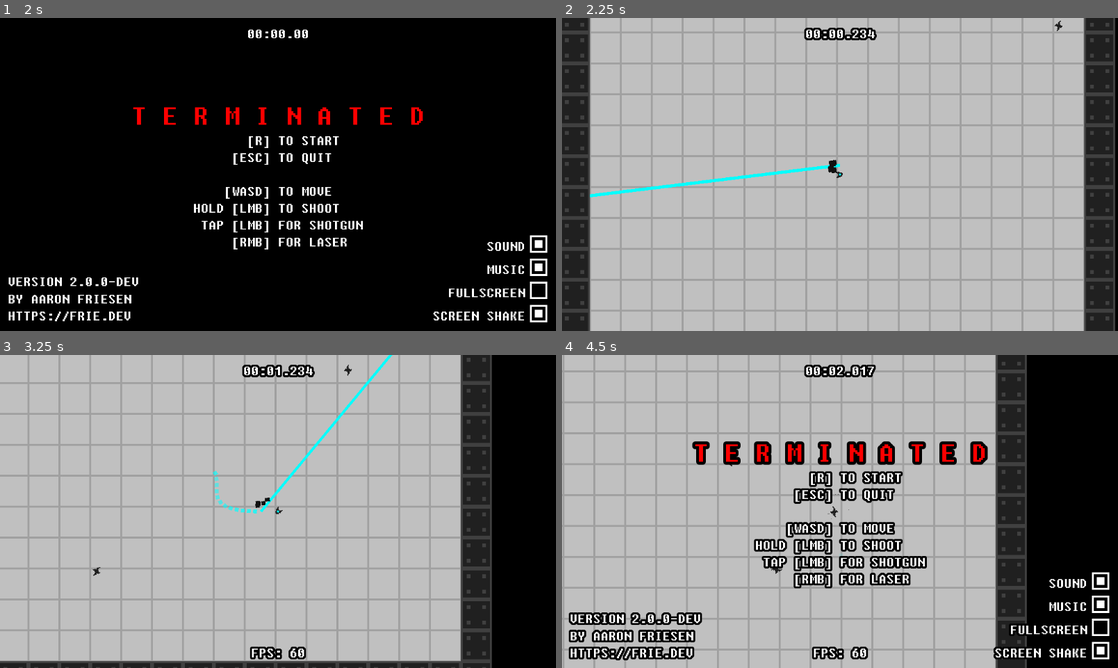
Above: before the commit, frames 1-4 (two rows, left to right).
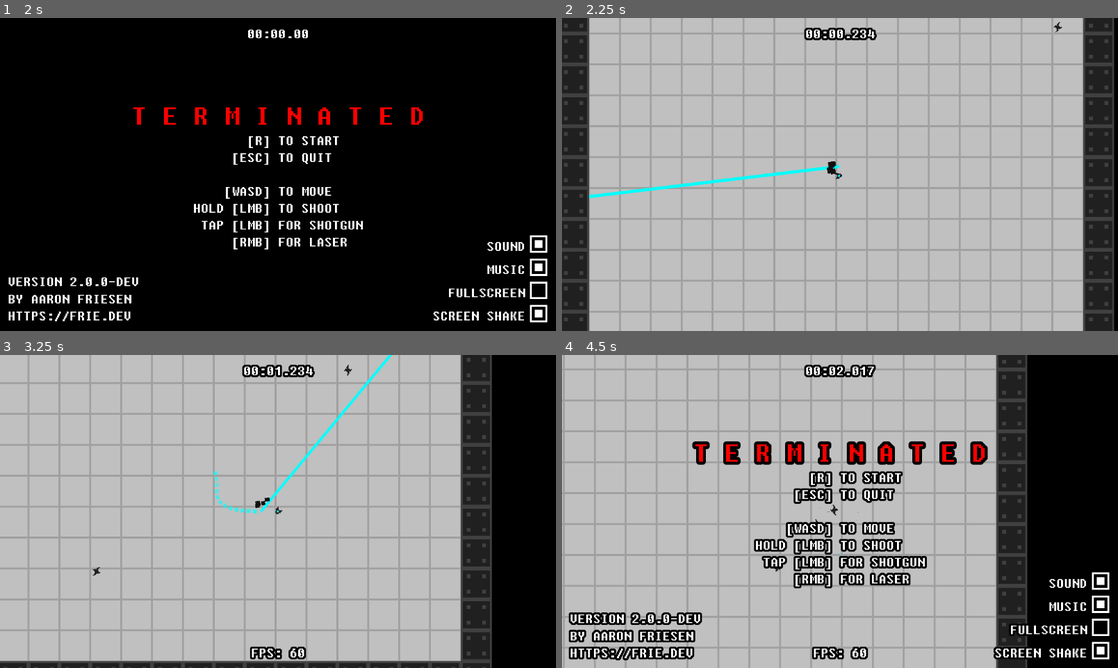
Above: after the commit, the same moments.

Repository: friedev/terminated
Game: Godot game, scene res://scenes/main.tscn
Two runs of this game, one before a commit and one after it. Both use one fixed random seed, a clock stepped at 60 frames per second and the inputs below. Sound files missing from this copy of the repository are replaced by a short silence.
Inputs (mouse positions are in pixels of both pictures, inside the frame that each line leads up to):
- Up to frame 1 (2 s): click (539, 243) at 0.52 s; tap Enter at 1.25 s; move the mouse to (400, 158) at 1.27 s; press the mouse at (400, 158) at 1.28 s; hold Right (right) from 1.28 s (still down); right-click (400, 158) at 1.55 s
- Up to frame 2 (2.25 s): tap R (restart) at 2 s; move the mouse to (728, 190) at 2.02 s; release Right (right) at 2.03 s; release the mouse at (728, 190) at 2.03 s; hold Down (down) from 2.03 s (still down); right-click (728, 190) at 2.1 s
- Up to frame 3 (3.25 s): click (166, 527) at 2.3 s; move the mouse to (333, 442) at 2.77 s; release Down (down) at 2.78 s; hold Right (right) from 2.78 s (still down); hold F (fps) from 2.78 s (still down); right-click (333, 442) at 3.05 s
- Up to frame 4 (4.5 s): move the mouse to (812, 574) at 3.52 s; release Right (right) at 3.53 s; release F (fps) at 3.53 s; hold Up (up) 3.53-4.28 s; click (812, 574) at 3.6 s; move the mouse to (1006, 558) at 4.27 s; hold Left (left) from 4.28 s (still down); hold Right mouse button (shoot2) from 4.28 s (still down)

Frame 1 is identical in both runs. In frame 2, 9.4% of the frame differs, in the area x 0-100%, y 0-100%; in frame 3, less than 0.1%; in frame 4, 8.2%.

Commit message:
Re-enable and improve screen shake

Diff:
--- a/scenes/enemies/bomb_enemy.gd
+++ b/scenes/enemies/bomb_enemy.gd
@@ -23,4 +23,6 @@
 			enemy.health -= damage
 			continue
 
+	SignalBus.screen_shake.emit(0.75)
+
 	super.die()
--- a/scenes/main.tscn
+++ b/scenes/main.tscn
@@ -113,12 +113,12 @@
 
 [node name="Player" parent="." instance=ExtResource("3_5sen2")]
 
-[node name="Camera2D" type="Camera2D" parent="Player"]
+[node name="ShakeCamera" type="Camera2D" parent="Player"]
 zoom = Vector2(2, 2)
 script = ExtResource("4_6phkc")
 shake_rate = 1.0
 max_offset = 24.0
-shake_reduction = 0.05
+shake_reduction = 1.0
 
 [node name="HUDLayer" type="CanvasLayer" parent="."]
 
--- a/scenes/player.gd
+++ b/scenes/player.gd
@@ -24,6 +24,7 @@
 @export_group("Internal Nodes")
 @export var sprite: Sprite2D
 @export var collision_shape: CollisionShape2D
+
 @export var weapon_cooldown_timer: Timer
 @export var fly_cooldown_timer: Timer
 
@@ -155,13 +156,7 @@
 	weapon.fire()
 	self.weapon_cooldown_timer.start(weapon.cooldown)
 	self.fly_cooldown_timer.start()
-
-#	$ShakeCamera2D.shake(
-#		weapon.shake_duration,
-#		weapon.shake_amplitude,
-#		weapon.shake_amplitude
-#	)
-
+	SignalBus.screen_shake.emit(weapon.screen_shake)
 	return true
 
 
@@ -177,4 +172,5 @@
 	self.fly_particles.emitting = false
 	self.fly_sound.stop()
 	self.death_particles.emitting = true
+	SignalBus.screen_shake.emit(1.0)
 	self.died.emit()
--- a/scenes/shake_camera.gd
+++ b/scenes/shake_camera.gd
@@ -1,10 +1,13 @@
-extends Camera2D
-class_name ShakeCamera
+class_name ShakeCamera extends Camera2D
 
+## Frequency of shakes.
 @export var shake_rate: float
+## Maximum camera offset, in pixels, at 1.0 shake amplitude.
 @export var max_offset: float
+## Amount by which shake amplitude decreases per second.
 @export var shake_reduction: float
 
+## Current shake amplitude.
 var shake := 0.0:
 	set(value):
 		shake = clamp(value, 0.0, 1.0)
@@ -13,17 +16,22 @@
 
 func _ready() -> void:
 	self.noise.seed = randi()
+	SignalBus.screen_shake.connect(self._on_screen_shake)
 
 
-func apply_shake() -> void:
+func apply_shake(delta: float) -> void:
 	if not Globals.screen_shake_enabled:
 		self.shake = 0.0
 	var noise_position := Time.get_ticks_msec() * self.shake_rate
 	var x := self.noise.get_noise_1d(noise_position)
 	var y := self.noise.get_noise_1d(-noise_position)
 	self.offset = Vector2(x, y) * self.max_offset * (self.shake ** 2)
-	self.shake -= self.shake_reduction
+	self.shake -= self.shake_reduction * delta
 
 
-func _process(_delta: float) -> void:
-	self.apply_shake()
+func _process(delta: float) -> void:
+	self.apply_shake(delta)
+
+
+func _on_screen_shake(new_shake: float) -> void:
+	self.shake = maxf(self.shake, new_shake)
--- a/scenes/signal_bus.gd
+++ b/scenes/signal_bus.gd
@@ -1,3 +1,5 @@
 extends Node
 
+@warning_ignore_start("unused_signal")
 signal node_spawned(node: Node)
+signal screen_shake(shake: float)
--- a/scenes/weapon.gd
+++ b/scenes/weapon.gd
@@ -2,6 +2,7 @@
 class_name Weapon
 
 @export var cooldown: float
+@export var screen_shake: float
 
 @export_group("External Nodes")
 @export var wielder: CharacterBody2D
--- a/scenes/weapons/laser.tscn
+++ b/scenes/weapons/laser.tscn
@@ -35,6 +35,7 @@
 color = Color(1, 1, 1, 1)
 shapecast = NodePath("ShapeCast2D")
 cooldown = 0.5
+screen_shake = 0.5
 
 [node name="GPUParticles2D" parent="." index="0"]
 amount = 6
--- a/scenes/weapons/machine_gun.tscn
+++ b/scenes/weapons/machine_gun.tscn
@@ -25,11 +25,12 @@
 [node name="MachineGun" instance=ExtResource("1_7h8ef")]
 script = ExtResource("2_dyeiy")
 cooldown = 0.1
+screen_shake = 0.333
 
 [node name="GPUParticles2D" parent="." index="0"]
 amount = 4
+lifetime = 0.1
 process_material = SubResource("ParticleProcessMaterial_ysbmu")
-lifetime = 0.1
 
 [node name="AudioStreamPlayer2D" parent="." index="1"]
 stream = ExtResource("3_l3kuq")
--- a/scenes/weapons/shotgun.tscn
+++ b/scenes/weapons/shotgun.tscn
@@ -27,11 +27,12 @@
 bullet_count = 8
 spread_degrees = 45.0
 cooldown = 1.0
+screen_shake = 0.5
 
 [node name="GPUParticles2D" parent="." index="0"]
 amount = 6
+lifetime = 0.5
 process_material = SubResource("ParticleProcessMaterial_q0viq")
-lifetime = 0.5
 
 [node name="AudioStreamPlayer2D" parent="." index="1"]
 stream = ExtResource("3_3imvm")
